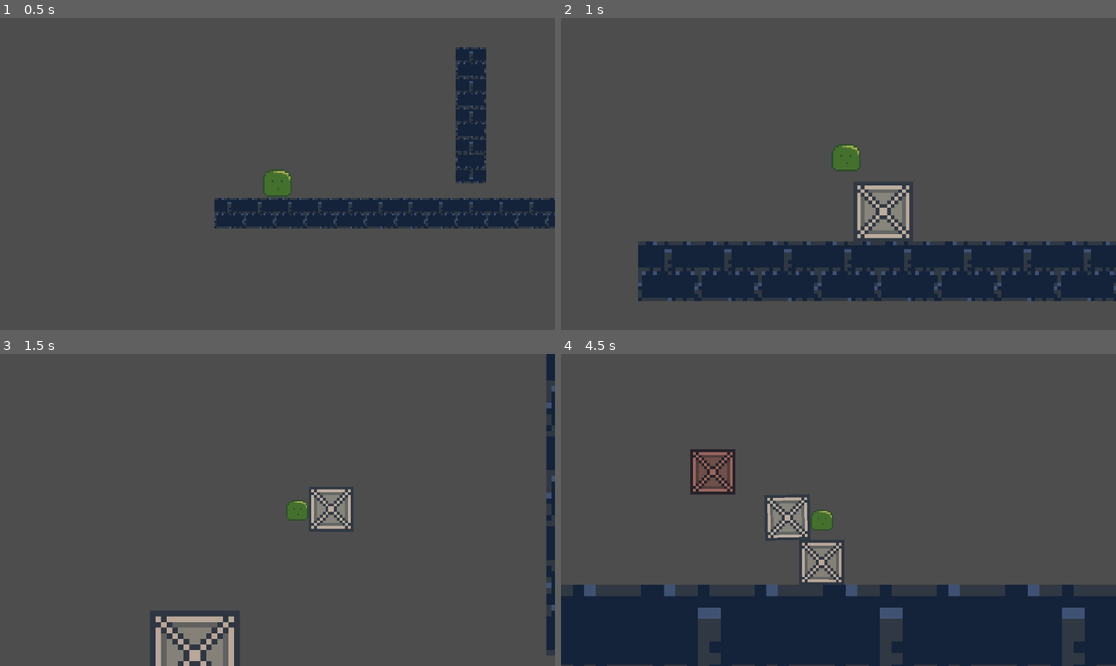
Above: before the commit, frames 1-4 (two rows, left to right).
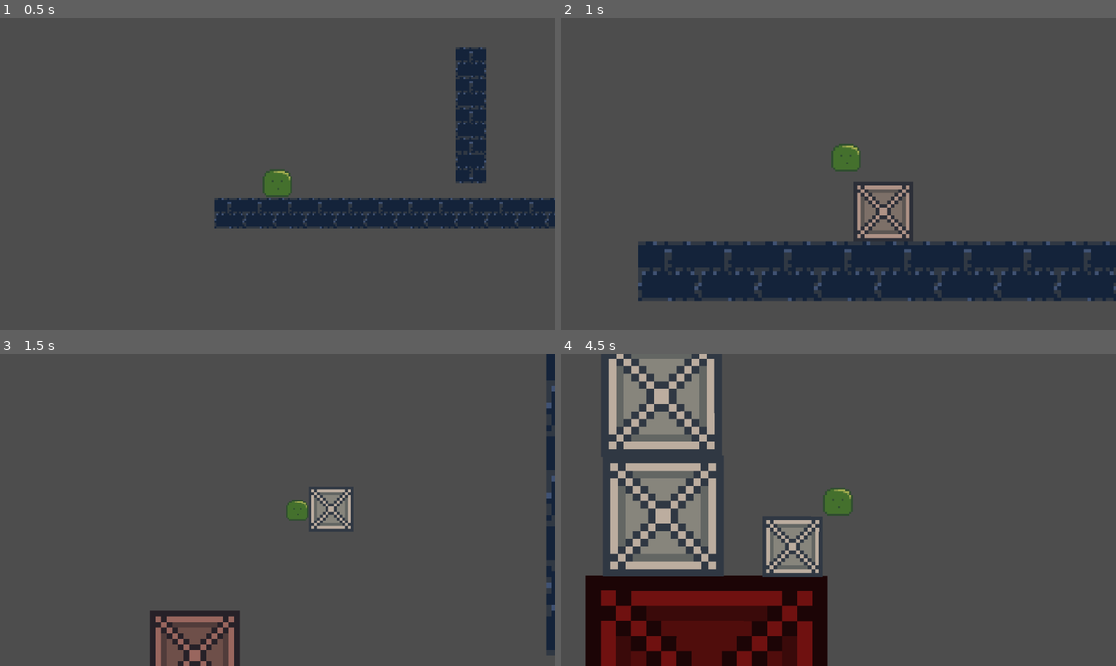
Above: after the commit, the same moments.

Repository: jkuball/splittle-bocks
Game: Godot game, scene res://scenes/playground.tscn
Two runs of this game, one before a commit and one after it. Both use one fixed random seed, a clock stepped at 60 frames per second and the inputs below.
Inputs:
- Up to frame 1 (0.5 s): no input
- Up to frame 2 (1 s): hold D (player_right) from 0.53 s (still down); tap Space (player_splittle) at 0.6 s
- Up to frame 3 (1.5 s): keep holding D (player_right); tap Space (player_splittle) at 1.35 s
- Up to frame 4 (4.5 s): release D (player_right) at 2.03 s; hold A (player_left) 2.03-2.78 s; tap Space (player_splittle) every 0.75 s from 2.1 to 4.35 s; hold D (player_right) 2.78-4.28 s; hold A (player_left) from 4.28 s (still down)

Frame 1 is identical in both runs. In frame 2, 0.5% of the frame differs, in the area x 53-63%, y 53-71%; in frame 3, 2.8%; in frame 4, 46%, in the area x 0-100%, y 0-100%.

Commit message:
decay one after the other

Diff:
--- a/scenes/bocks_preview.tscn
+++ b/scenes/bocks_preview.tscn
@@ -1,10 +1,10 @@
-[gd_scene load_steps=4 format=3 uid="uid://bpmxixec08ki2"]
+[gd_scene load_steps=4 format=3 uid="uid://c2rsm4sqqflnk"]
 
 [ext_resource type="Texture2D" uid="uid://b7eklow4kuoga" path="res://assets/bocks.png" id="1_f2x8o"]
 [ext_resource type="Script" path="res://scripts/bocks_preview.gd" id="1_q0qf7"]
 
 [sub_resource type="RectangleShape2D" id="RectangleShape2D_cn6yw"]
-size = Vector2(128, 128)
+size = Vector2(126, 126)
 
 [node name="Bocks" type="Node2D"]
 script = ExtResource("1_q0qf7")
--- a/scripts/bocks.gd
+++ b/scripts/bocks.gd
@@ -4,7 +4,7 @@
 
 const decay_seconds = 2
 
-signal decayed
+signal decayed(bocks: Node2D)
 
 func begin_decay():
 	if not decaying:
@@ -20,6 +20,6 @@
 		# In that case, we need to use the 'finished' signal.
 		#tween.tween_callback(queue_free)
 		tween.finished.connect(queue_free)
-		tween.finished.connect(decayed.emit)
+		tween.finished.connect(func lambda(): decayed.emit(self))
 
 		decaying = true
--- a/scripts/player_movement.gd
+++ b/scripts/player_movement.gd
@@ -17,23 +17,29 @@
 var is_scale_bocks = false
 var bocks_preview
 
-func _a_bocks_decayed():
+func _a_bocks_decayed(box: Node2D):
 	bocksScale *= 2
 	apply_scale(Vector2(2, 2))
 	splittle.emit(Vector2(.5, .5))
+
+	bocks_list.erase(box)
+	check_decay()
+	for bocks in bocks_list:
+		var rb: RigidBody2D = bocks.get_node("RigidBody")
+		rb.sleeping = false
+
+func check_decay():
+	bocks_list = bocks_list.filter(is_instance_valid) # remove freed boxes
+	if len(bocks_list) > 0 and bocks_list.all(func(box): return not box.decaying):
+		bocks_list[0].begin_decay()
 
 var bocks_list: Array[Node2D] = []
 func make_bocks() -> Node2D:
 	var bocks = Bocks.instantiate()
 	bocks.decayed.connect(_a_bocks_decayed)
 	spawn_target.add_child(bocks)
-
-	bocks_list = bocks_list.filter(is_instance_valid) # remove freed boxes
-	for bock in bocks_list:
-		# mark them as "not the newest" box
-		bock.begin_decay()
-
 	bocks_list.append(bocks)
+	check_decay()
 	return bocks
 
 func _physics_process(delta: float) -> void:
